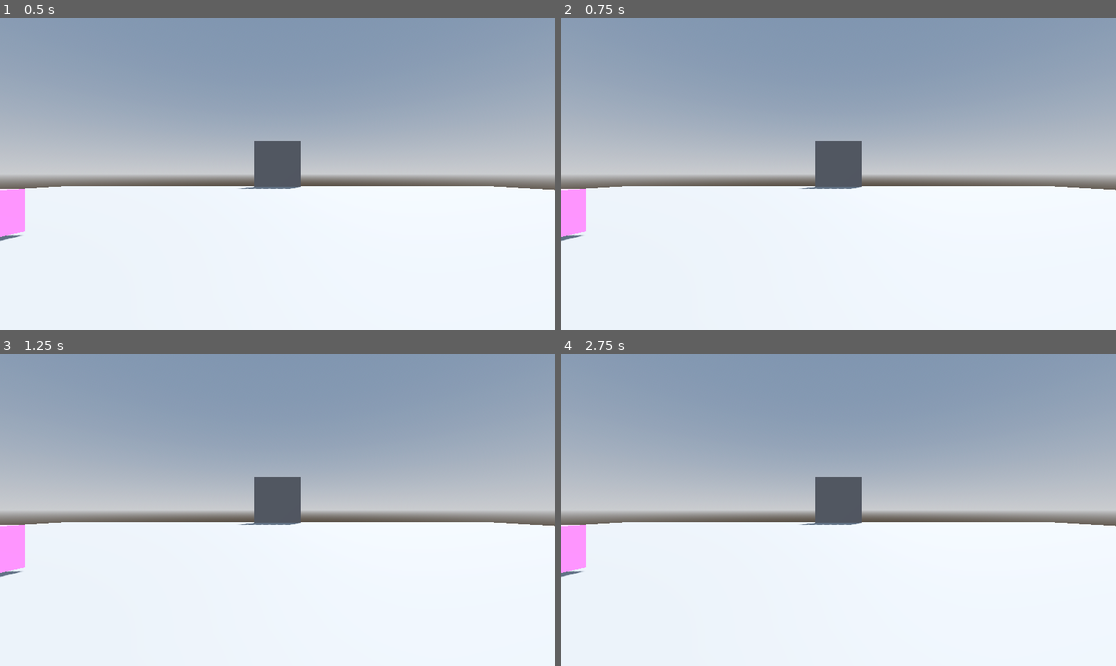
Above: before the commit, frames 1-4 (two rows, left to right).
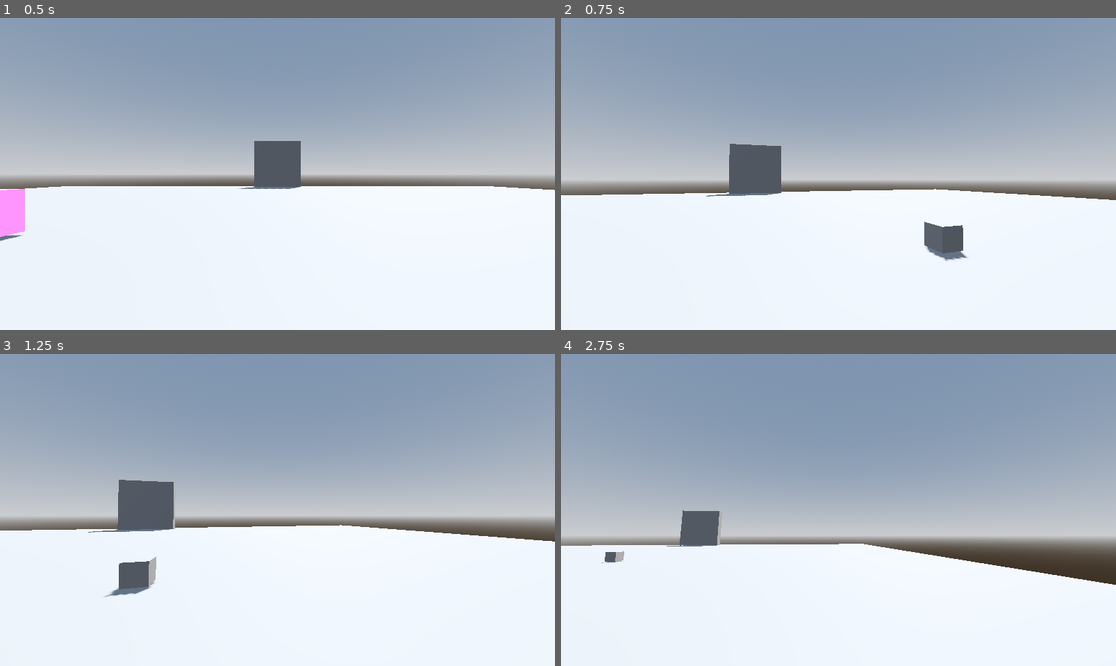
Above: after the commit, the same moments.

Repository: EppuKoskiranta/fgj26
Game: Godot game, scene res://root.tscn
The game is run twice, just before and just after one commit, with the same random seed, the same clock (stepped at 60 frames per second) and the same inputs.
Inputs (mouse positions are in pixels of both pictures, inside the frame that each line leads up to):
- Up to frame 1 (0.5 s): no input
- Up to frame 2 (0.75 s): tap Enter at 0.5 s; move the mouse to (960, 158) at 0.52 s; hold Right (move_right) from 0.53 s (still down); hold E (interact) from 0.53 s (still down); right-click (960, 158) at 0.6 s; click (960, 158) at 0.67 s
- Up to frame 3 (1.25 s): keep holding Right (move_right); keep holding E (interact)
- Up to frame 4 (2.75 s): move the mouse to (727, 525) at 1.27 s; release Right (move_right) at 1.28 s; release E (interact) at 1.28 s; hold Down (move_backward) 1.28-2.03 s; tap E (interact) at 1.35 s; right-click (727, 525) at 1.55 s; move the mouse to (894, 441) at 2.02 s; hold Right (move_right) from 2.03 s (still down); hold E (interact) from 2.03 s (still down); right-click (894, 441) at 2.1 s

Frame 1 is identical in both runs. In frame 2, 8.7% of the frame differs, in the area x 0-100%, y 39-78%; in frame 3, 9.1%; in frame 4, 15%, in the area x 0-100%, y 39-74%.
Error before the commit: Assertion failed. (res://GameManager/game_manager.gd:9)

Commit message:
Spread lotion

Diff:
--- a/fgj-26-godot/Common/definitions.gd
+++ b/fgj-26-godot/Common/definitions.gd
@@ -10,6 +10,7 @@
 signal interactable_present(object : Node)
 signal menu_toggled()
 signal back_to_previous()
+signal squirt()
 
 # Add global enums here
 enum GameInputState {START, MENU, FPS_MOVEMENT, CONVERSATION, LOTION_MIXING, MASK_LOTION_APPLY}
@@ -27,9 +28,15 @@
 # Add global constants and parameters here
 var game_input_state : GameInputState = INPUT_MAPPING_START
 
+var lotion_application : bool = false
+
 func _ready() -> void:
-	set_process(false)
+	set_process(true)
 	set_physics_process(false)
+
+func _process(_delta: float) -> void:
+	if lotion_application:
+		emit_signal("squirt")
 
 func subscribe_to_movement(move_callback : Callable, turn_callback : Callable, look_callback: Callable) -> void:
 	move_player.connect(move_callback)
@@ -53,6 +60,9 @@
 
 func subscribe_to_interactable(callback : Callable) -> void:
 	interactable_present.connect(callback)
+
+func subscribe_to_lotion_application(callback : Callable) -> void:
+	squirt.connect(callback)
 
 func set_input_mapping(new_mapping : GameInputState) -> void:
 	var previous : GameInputState = game_input_state
@@ -87,3 +97,9 @@
 
 func go_back() -> void:
 	emit_signal("back_to_previous")
+
+func start_spreading_lotion() -> void:
+	lotion_application = true
+
+func stop_spreading_lotion() -> void:
+	lotion_application = false
--- a/fgj-26-godot/FaceLotionStation/face_lotion_apply.gd
+++ b/fgj-26-godot/FaceLotionStation/face_lotion_apply.gd
@@ -40,6 +40,11 @@
 	face_lotion_shader.set_shader_parameter("height_mask", height_texture)
 	face_lotion_shader.set_shader_parameter("skin_tex", face_texture)
 	face_lotion_shader.set_shader_parameter("lotion_tex", lotion_texture)
+
+	Def.subscribe_to_lotion_application(_application)
+
+func _application() -> void:
+	print("Spread that shit all over")
 
 func get_docking_station() -> CameraDockingStation:
 	return docking_station
--- a/fgj-26-godot/InputHandling/input_handler.gd
+++ b/fgj-26-godot/InputHandling/input_handler.gd
@@ -35,10 +35,15 @@
 				* mouse_sensitivity
 			Def.set_turn_speed(-relative_mouse_motion.x if absf(relative_mouse_motion.x) > TURN_MIN_DEG_PER_SEC else 0.0)
 			Def.set_look_speed(-relative_mouse_motion.y if absf(relative_mouse_motion.y) > LOOK_MIN_DEG_PER_SEC else 0.0)
-	elif event.is_action_released("interact"):
+	elif event.is_action("interact"):
 		match Def.game_input_state:
 			Def.INPUT_MAPPING_START, Def.INPUT_MAPPING_MENU:
 				pass
+			Def.INPUT_MAPPING_MASK_LOTION_APPLY:
+				if event.is_action_pressed("interact"):
+					Def.start_spreading_lotion()
+				elif event.is_action_released("interact"):
+					Def.stop_spreading_lotion()
 			_:
 				Def.report_interact(null) # Only report the event
 	elif event.is_action_released("open_menu"):
--- a/fgj-26-godot/Map/face_mask_applying_station.tscn
+++ b/fgj-26-godot/Map/face_mask_applying_station.tscn
@@ -1,18 +1,21 @@
-[gd_scene format=3 uid="uid://clsjvhk3ofxs8"]
+[gd_scene format=3 uid="uid://bv6b7owa885y2"]
 
-[ext_resource type="ArrayMesh" uid="uid://dj5t4c3si772q" path="res://Assets/Meshes/bed.tres" id="1_3or3y"]
+[ext_resource type="ArrayMesh" uid="uid://8qm8p5v4746i" path="res://Assets/Meshes/bed.tres" id="1_3or3y"]
 [ext_resource type="Script" uid="uid://b6msvlh41cxwc" path="res://FaceLotionStation/face_lotion_apply.gd" id="1_pjbwy"]
 [ext_resource type="Script" uid="uid://dgo3bs6jwayqf" path="res://Camera/camera_docking_station.gd" id="1_qqo6s"]
 [ext_resource type="Material" uid="uid://5spa3gebsnni" path="res://FaceLotionStation/face_lotion_shader_material.tres" id="2_kkd5s"]
-[ext_resource type="ArrayMesh" uid="uid://dt76pm78nces1" path="res://Assets/Meshes/table.tres" id="3_mrlpg"]
+[ext_resource type="ArrayMesh" uid="uid://bd6dwr6dc0lfn" path="res://Assets/Meshes/table.tres" id="3_mrlpg"]
 [ext_resource type="Texture2D" uid="uid://5hkfwnfisnwm" path="res://Assets/Textures/face_texture.png" id="3_r3333"]
 [ext_resource type="PackedScene" uid="uid://k3hnb7x7te6o" path="res://Objects/interactable.tscn" id="7_kkd5s"]
 
 [sub_resource type="ConcavePolygonShape3D" id="ConcavePolygonShape3D_1yhhs"]
 data = PackedVector3Array(-0.049999997, -0.049999997, 0.049999997, -0.049999997, 0.049999997, -0.049999997, -0.04999999 …(54600 unchanged characters)…
 
+[sub_resource type="BoxShape3D" id="BoxShape3D_kkd5s"]
+size = Vector3(0.52259827, 0.79785156, 1.1482201)
+
 [sub_resource type="BoxShape3D" id="BoxShape3D_el5kr"]
-size = Vector3(1.5828857, 0.79785156, 1.1859741)
+size = Vector3(1.1479836, 0.79785156, 0.5968895)
 
 [node name="FaceMaskApplyingStation" type="Node3D" unique_id=1983648637 node_paths=PackedStringArray("docking_station")]
 script = ExtResource("1_pjbwy")
@@ -24,30 +27,39 @@
 transform = Transform3D(1.1981789, 0, 0, 0, 9.851159, 0, 0, 0, 1.6374707, 0, 0.5040246, 2.07621)
 mesh = ExtResource("1_3or3y")
 
-[node name="Area3D" type="Area3D" parent="Bed" unique_id=197846880]
+[node name="StaticBody3D" type="StaticBody3D" parent="Bed" unique_id=455814590]
 
-[node name="CollisionShape3D" type="CollisionShape3D" parent="Bed/Area3D" unique_id=366364721]
-transform = Transform3D(1, 0, 0, 0, 0.99999994, 0, 0, 0, 0.9999999, 0, 0, 0)
+[node name="CollisionShape3D" type="CollisionShape3D" parent="Bed/StaticBody3D" unique_id=366364721]
+transform = Transform3D(1, 0, 0, 0, 0.9999998, 0, 0, 0, 0.9999997, 0, 0, 0)
 shape = SubResource("ConcavePolygonShape3D_1yhhs")
 
 [node name="Table" type="MeshInstance3D" parent="." unique_id=1181790091]
 transform = Transform3D(-4.371139e-08, 0, 1, 0, 1, 0, -1, 0, -4.371139e-08, -0.92191374, 1.4109795, 0.28328538)
 mesh = ExtResource("3_mrlpg")
 
-[node name="Area3D" type="Area3D" parent="Table" unique_id=1410733724]
-
-[node name="CollisionShape3D" type="CollisionShape3D" parent="Table/Area3D" unique_id=184519580]
-transform = Transform3D(1, 0, 0, 0, 1, 0, 0, 0, 1, 0.29144305, -1.0170898, -0.1956482)
-shape = SubResource("BoxShape3D_el5kr")
-
 [node name="LotionPosition" type="Node3D" parent="Table" unique_id=1014050688]
 transform = Transform3D(1, 0, 0, 0, 1, 0, 0, 0, 1, 0.8224813, -0.5889989, 0.16458786)
 
-[node name="Interactable" parent="." unique_id=1441599236 instance=ExtResource("7_kkd5s")]
-transform = Transform3D(1, 0, 0, 0, 1, 0, 0, 0, 1, 2.012284, 0.5083053, 0.8699539)
-dimesions = Vector3(2, 1, 2)
+[node name="StaticBody3D" type="StaticBody3D" parent="Table" unique_id=1676193647]
+
+[node name="CollisionShape3D" type="CollisionShape3D" parent="Table/StaticBody3D" unique_id=184519580]
+transform = Transform3D(1, 0, 0, 0, 1, 0, 0, 0, 1, 0.82382226, -1.0170898, -0.20915794)
+shape = SubResource("BoxShape3D_kkd5s")
+
+[node name="CollisionShape3D2" type="CollisionShape3D" parent="Table/StaticBody3D" unique_id=1921392354]
+transform = Transform3D(1, 0, 0, 0, 1, 0, 0, 0, 1, -0.006414175, -1.0170898, 0.078035235)
+shape = SubResource("BoxShape3D_el5kr")
+
+[node name="Interactable" parent="Table" unique_id=1441599236 instance=ExtResource("7_kkd5s")]
+transform = Transform3D(1, 0, 0, 0, 1, 0, 0, 0, 1, 2.9802322e-08, -1.0774528, -0.76619816)
+
+[node name="Interactable" parent="." unique_id=290948450 instance=ExtResource("7_kkd5s")]
+transform = Transform3D(1, 0, 0, 0, 1, 0, 0, 0, 1, 1.8098924, 0.5083053, 0.19996613)
+dimesions = Vector3(1.5, 1, 2.5)
 
 [node name="CameraDockingStation" type="Node3D" parent="." unique_id=672156104]
 transform = Transform3D(1, 0, 0, 0, -4.371139e-08, 1, 0, -1, -4.371139e-08, 0.2299385, 2.967655, 0)
 script = ExtResource("1_qqo6s")
 metadata/_custom_type_script = "uid://dgo3bs6jwayqf"
+
+[editable path="Interactable"]
--- a/fgj-26-godot/Map/placeholder_map.tscn
+++ b/fgj-26-godot/Map/placeholder_map.tscn
@@ -39,6 +39,7 @@
 [node name="MapElements" type="Node" parent="." unique_id=702561825]
 
 [node name="Floor" type="StaticBody3D" parent="MapElements" unique_id=1384370610]
+collision_mask = 3
 
 [node name="CollisionShape3D" type="CollisionShape3D" parent="MapElements/Floor" unique_id=1596613580]
 transform = Transform3D(1, 0, 0, 0, 1, 0, 0, 0, 1, 0, -0.5, 0)
@@ -50,6 +51,7 @@
 
 [node name="Wall" type="StaticBody3D" parent="MapElements" unique_id=1648937122]
 transform = Transform3D(1, 0, 0, 0, 1, 0, 0, 0, 1, 0, 2.5342221, -22.969784)
+collision_mask = 3
 
 [node name="CollisionShape3D" type="CollisionShape3D" parent="MapElements/Wall" unique_id=334400438]
 shape = SubResource("BoxShape3D_6gpao")
@@ -59,6 +61,7 @@
 
 [node name="box" type="StaticBody3D" parent="MapElements" unique_id=785345552]
 transform = Transform3D(1, 0, 0, 0, 1, 0, 0, 0, 1, 5.337948, 0.2909088, -3.3127193)
+collision_mask = 3
 
 [node name="CollisionShape3D" type="CollisionShape3D" parent="MapElements/box" unique_id=139232915]
 shape = SubResource("BoxShape3D_luqmu")
--- a/fgj-26-godot/Player/player.tscn
+++ b/fgj-26-godot/Player/player.tscn
@@ -6,7 +6,7 @@
 [sub_resource type="CapsuleShape3D" id="CapsuleShape3D_gwnis"]
 
 [node name="Player" type="CharacterBody3D" unique_id=2142164832]
-collision_layer = 2
+collision_layer = 3
 collision_mask = 3
 script = ExtResource("1_4ntmi")
 
--- a/fgj-26-godot/Radio/radio.tscn
+++ b/fgj-26-godot/Radio/radio.tscn
@@ -8,7 +8,10 @@
 [sub_resource type="StandardMaterial3D" id="StandardMaterial3D_m5b23"]
 albedo_color = Color(1, 0.4745098, 1, 1)
 
-[node name="Radio" type="Node3D" unique_id=1372045665]
+[sub_resource type="BoxShape3D" id="BoxShape3D_wtk5h"]
+
+[node name="Radio" type="StaticBody3D" unique_id=871936263]
+collision_mask = 3
 script = ExtResource("1_s1lw3")
 
 [node name="MeshInstance3D" type="MeshInstance3D" parent="." unique_id=812068123]
@@ -21,3 +24,6 @@
 
 [node name="Interactable" parent="." unique_id=1441599236 instance=ExtResource("2_wtk5h")]
 dimesions = Vector3(5, 5, 5)
+
+[node name="CollisionShape3D" type="CollisionShape3D" parent="." unique_id=502917959]
+shape = SubResource("BoxShape3D_wtk5h")
--- a/fgj-26-godot/root.tscn
+++ b/fgj-26-godot/root.tscn
@@ -2,6 +2,7 @@
 
 [ext_resource type="Script" uid="uid://de3e2jlrmoons" path="res://main.gd" id="1_pq8q7"]
 [ext_resource type="PackedScene" uid="uid://56psdcopd18u" path="res://Map/placeholder_map.tscn" id="2_pyidc"]
+[ext_resource type="PackedScene" path="res://Map/face_mask_applying_station.tscn" id="3_bf3um"]
 [ext_resource type="PackedScene" uid="uid://ss4v7nnfm6kn" path="res://Player/player.tscn" id="3_vvh5c"]
 [ext_resource type="PackedScene" uid="uid://b8xwqp7fvux3q" path="res://InputHandling/input_handler.tscn" id="4_jnlp7"]
 [ext_resource type="PackedScene" uid="uid://ypdhxtcki8n7" path="res://Camera/PlayerCamera.tscn" id="5_l8v81"]
@@ -15,6 +16,9 @@
 
 [node name="PlaceholderMap" parent="Map" unique_id=2001261800 instance=ExtResource("2_pyidc")]
 
+[node name="FaceMaskApplyingStation" parent="Map" unique_id=1983648637 instance=ExtResource("3_bf3um")]
+transform = Transform3D(1, 0, 0, 0, 1, 0, 0, 0, 1, -6.4744797, 0, 0)
+
 [node name="Player" type="Node" parent="." unique_id=1589878080]
 
 [node name="Player" parent="Player" unique_id=2142164832 instance=ExtResource("3_vvh5c")]
@@ -27,7 +31,8 @@
 [node name="PlayerCamera" parent="." unique_id=1558064987 instance=ExtResource("5_l8v81")]
 unique_name_in_owner = true
 
-[node name="GameManager" parent="." unique_id=38479966 instance=ExtResource("6_l8v81")]
+[node name="GameManager" parent="." unique_id=38479966 node_paths=PackedStringArray("player_camera") instance=ExtResource("6_l8v81")]
+player_camera = NodePath("../PlayerCamera")
 
 [node name="InteractPromt" parent="." unique_id=1773362808 instance=ExtResource("7_vyht1")]
 
Not shown: 1 places in fgj-26-godot/Assets/Meshes/bed.tres that only renumber resources
Not shown: 1 places in fgj-26-godot/Assets/Meshes/table.tres that only renumber resources
